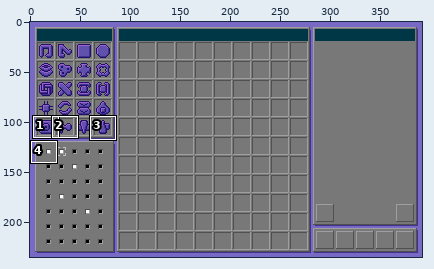
Edited in one commit: pixel-art file (neueslayout_expanded.aseprite). Above: a wide view before the commit, with the close-up outlined.
Close-up. First the earlier version:
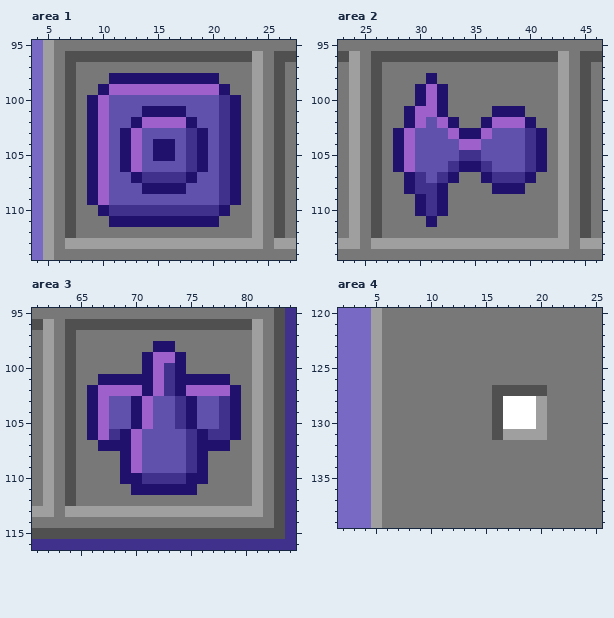
392x235 pixels, 1 frame. Shown: area 1: x 4..27, y 95..114; area 2: x 23..46, y 95..114; area 3: x 61..84, y 95..116; area 4: x 2..25, y 120..139. The commit also changed other parts of the picture, which this record leaves out.
After the commit:
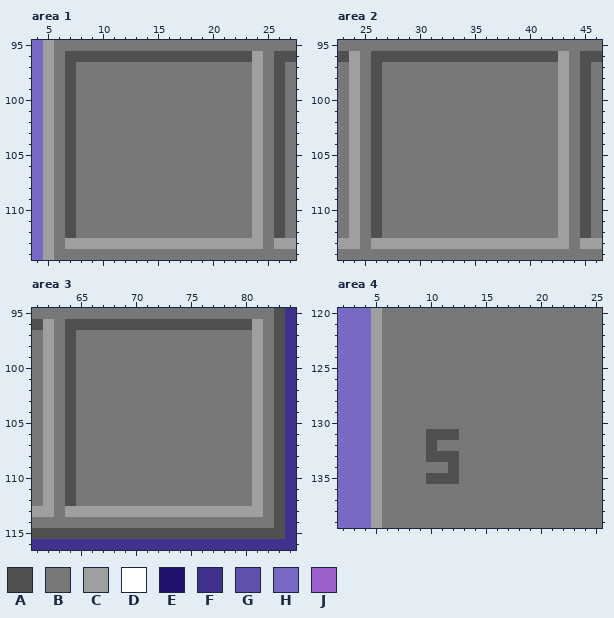
Palette (. is transparent): A #505050  B #787878  C #9f9f9f  D #ffffff  E #20116d  F #40318d  G #6051ac  H #7869c4  J #9e61cc
Changes in this commit:
layer "Layer 5" now hidden
layer "Layer 3" now hidden
Changed rows in their new state; - is an unchanged pixel.
Area 1:
first column x 9:
 98 --BBBBBBBBBB--
 99 -BBBBBBBBBBBB-
100 BBBBBBBBBBBBBB
101 BBBBBBBBBBBBBB
102 BBBBBBBBBBBBBB
103 BBBBBBBBBBBBBB
104 BBBBBBBBBBBBBB
105 BBBBBBBBBBBBBB
106 BBBBBBBBBBBBBB
107 BBBBBBBBBBBBBB
108 BBBBBBBBBBBBBB
109 BBBBBBBBBBBBBB
110 -BBBBBBBBBBBB-
111 --BBBBBBBBBB--
Area 2:
first column x 28:
 98 ---B----------
 99 --BBB---------
100 --BBB---------
101 -BBBB----BBB--
102 -BBBBB--BBBBB-
103 BBBBBBBBBBBBBB
104 BBBBBBBBBBBBBB
105 BBBBBBBBBBBBBB
106 BBBBBBBBBBBBBB
107 -BBBBB--BBBBB-
108 -BBBB----BBB--
109 --BBB---------
110 --BBB---------
111 ---B----------
Area 3:
first column x 66:
 98 ------BB------
 99 -----BBBB-----
100 -----BBBB-----
101 -BBBBBBBBBBBB-
102 BBBBBBBBBBBBBB
103 BBBBBBBBBBBBBB
104 BBBBBBBBBBBBBB
105 BBBBBBBBBBBBBB
106 BBBBBBBBBBBBBB
107 -BBBBBBBBBBBB-
108 ---BBBBBBBB---
109 ---BBBBBBBB---
110 ---BBBBBBBB---
111 ----BBBBBB----
Area 4:
first column x 10:
127 ------BBBBB
128 ------BBBBB
129 ------BBBBB
130 ------BBBBB
131 AAA---BBBBB
132 A----------
133 AAA--------
134 --A--------
135 AAA--------
Changed places in both close-ups, as pixel boxes (x1, y1, x2, y2):
changed: (87, 73, 241, 227)
changed: (393, 73, 547, 227)
changed: (87, 341, 241, 495)
changed: (426, 385, 547, 484)
